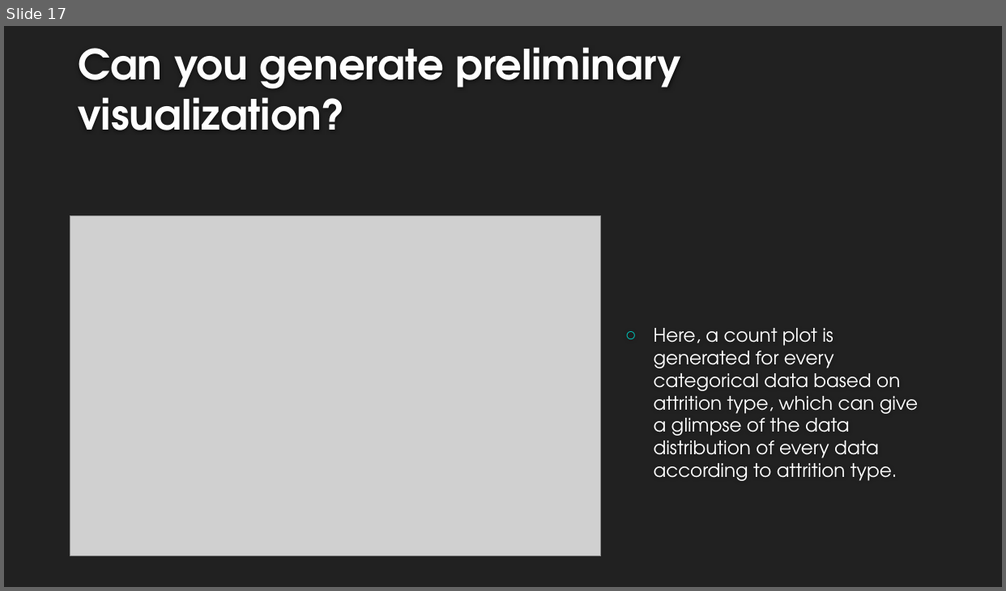
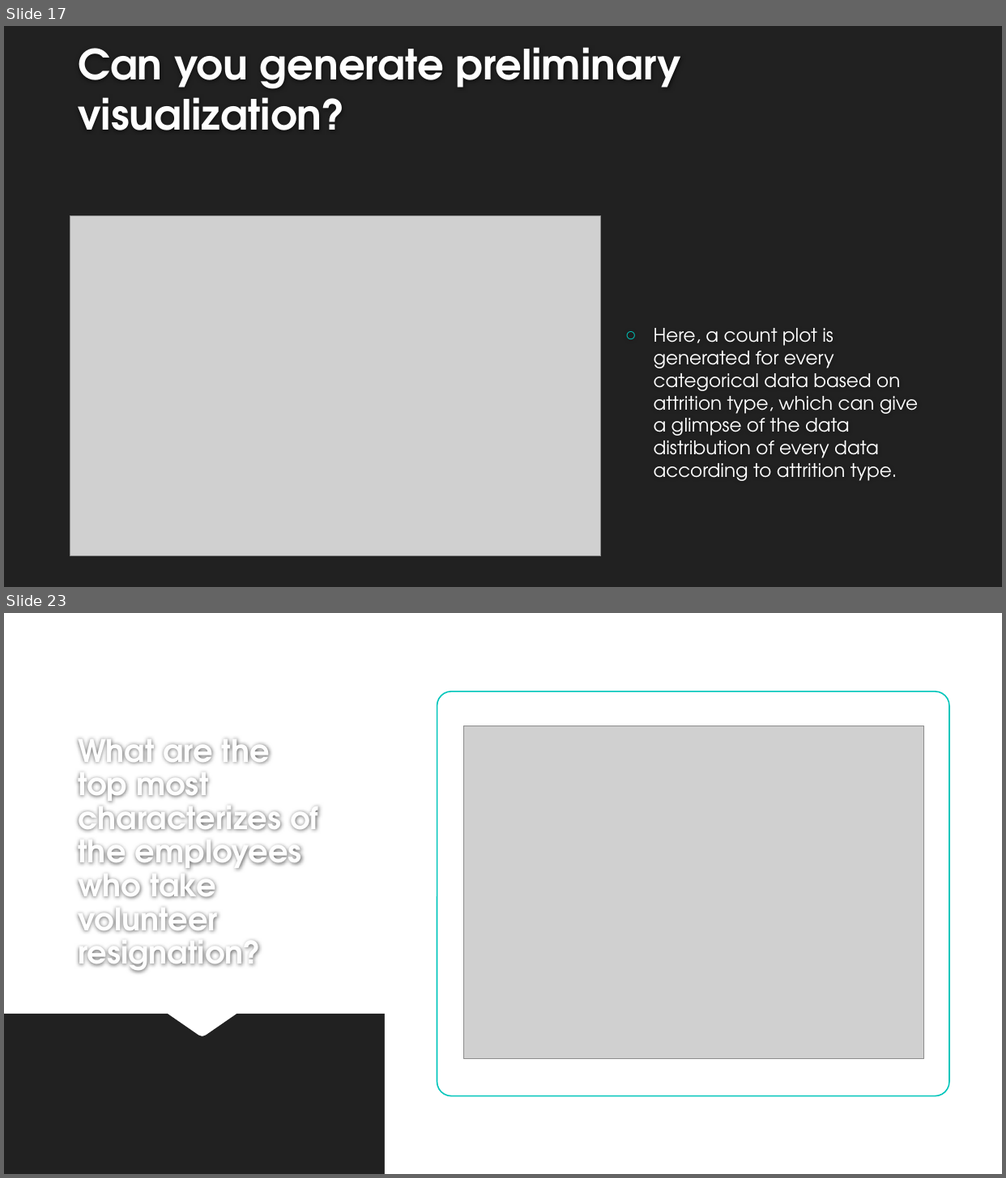
Before and after one commit to zeelmendpara05/IBM-HR-Atrrition, a slide deck: Team-5-project.pptx. Shown one above the other, each under a label of ours: slide 17 before the commit, slides 17 and 23 after it; the slides between them are not shown. The pictures are 1006x591 and 1006x1178 pixels, drawn with LibreOffice and Linux fonts; fonts in the diff are those of the drawing; grey boxes stand for pictures; background and template pictures are left out. Boxes give left, top, right and bottom in pixels: in the first picture for what was removed or moved away, otherwise in the second. Text is boxed around its words. In the diff, an @@ line names an element or a change of style, - is before the commit and + after.

```diff
--- a/Team-5-project.pptx
+++ b/Team-5-project.pptx
@@ slide 23 added at (4, 613, 1002, 1174), background #FFFFFF @@
@@ rectangle added at (385, 613, 1002, 1174), fill #FFFFFF @@
@@ rounded rectangle added at (437, 692, 949, 1097), fill #FFFFFF, outline #00C6BB 1.25 pt @@
@@ picture added at (463, 726, 925, 1059) @@
@@ title added at (78, 739, 318, 973), 30 pt, text #FEFEFE, bold @@
+What are the top most characterizes of the employees who take volunteer resignation?
@@ freeform shape added at (4, 1014, 1002, 1174), fill #212121 @@
```
Also in this commit, not shown: 16 other slides added, 1 other file.
